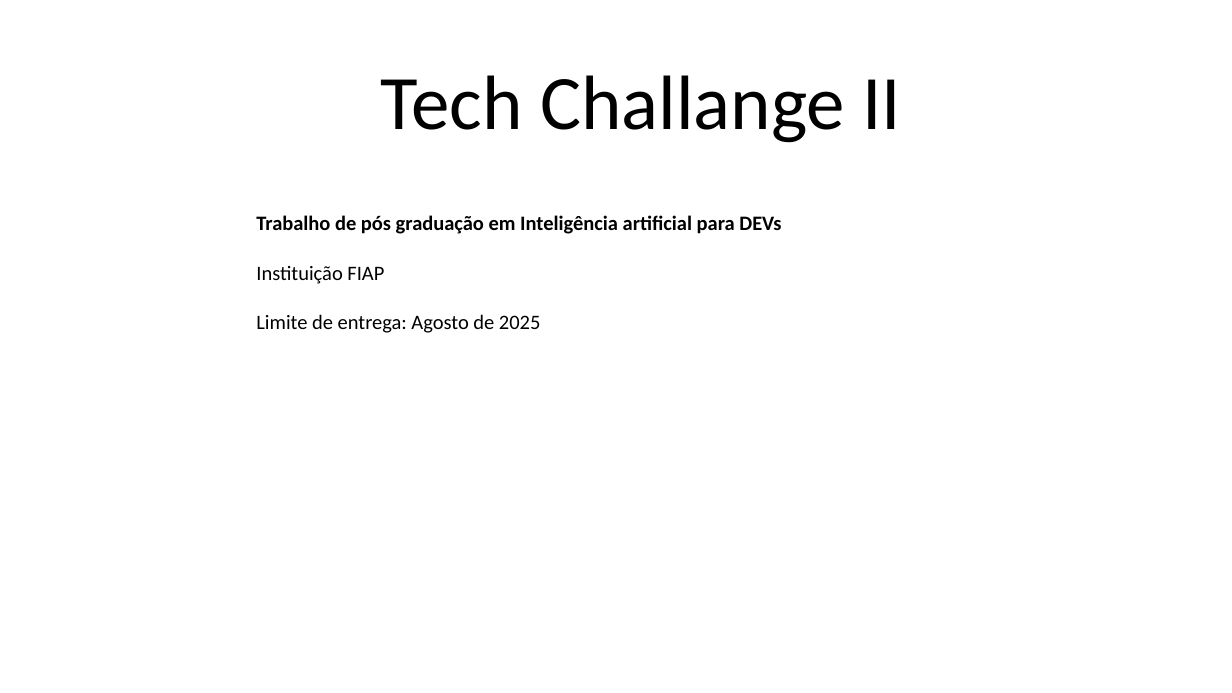
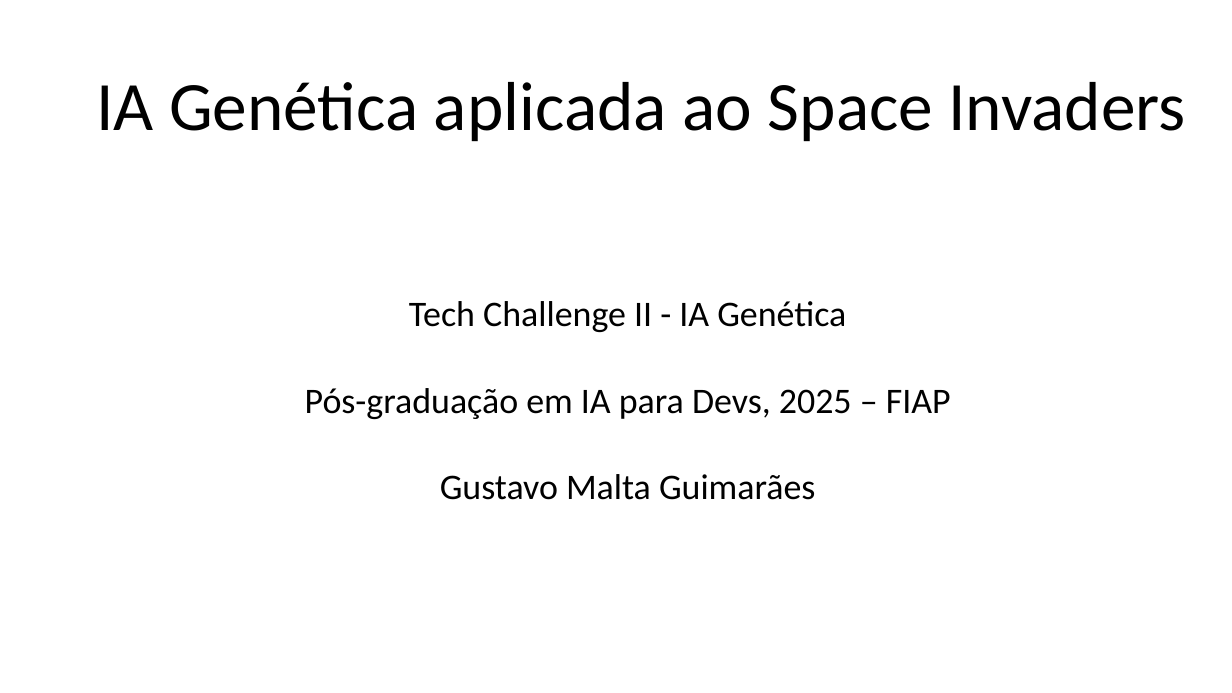
Before and after one commit to GustavoMaltaGuimaraesBrasil/TC2_IAGenetica, a slide deck: slide 1 of IA Genetica.pptx. Drawn at 1232x693 pixels with LibreOffice and Linux fonts; fonts in the diff are those of the drawing. Boxes give left, top, right and bottom in pixels: in the first picture for what was removed or moved away, otherwise in the second. Text is boxed around its words. In the diff, an @@ line names an element or a change of style, - is before the commit and + after.

```diff
--- a/IA Genetica.pptx
+++ b/IA Genetica.pptx
@@ title at [96,82,1186,142]: text changed; size 60 to 54 pt @@
-Tech Challange II
+IA Genética aplicada ao Space Invaders
@@ text at [305,301,951,500]: text changed; size 16 to 28 pt; bold off @@
-Trabalho de pós graduação em Inteligência artificial para DEVs
-Instituição FIAP
-Limite de entrega: Agosto de 2025
+Tech Challenge II - IA Genética
+Pós-graduação em IA para Devs, 2025 – FIAP
+Gustavo Malta Guimarães
```
Also in this commit, not shown: 8 other slides changed, 1 slide added, 8 other files.
